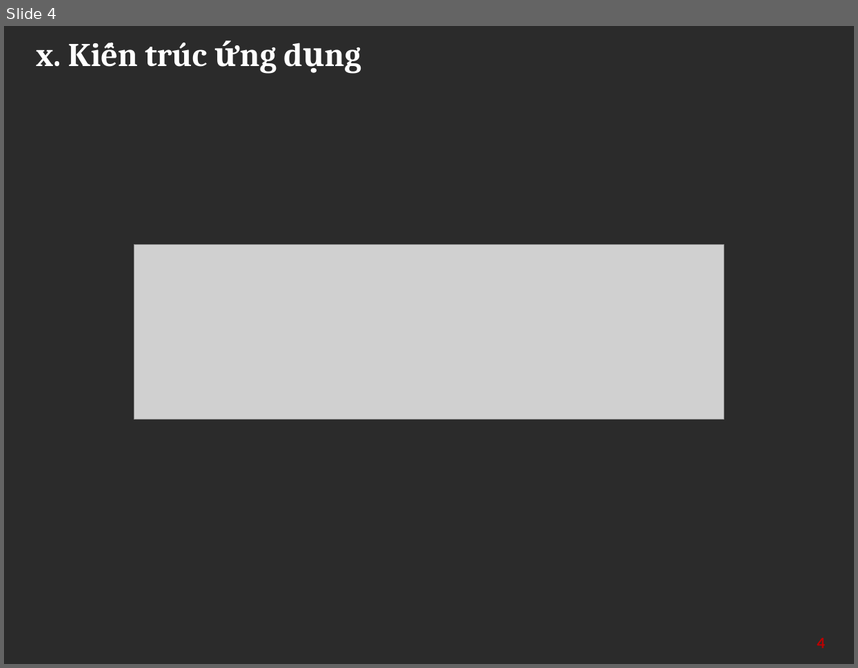
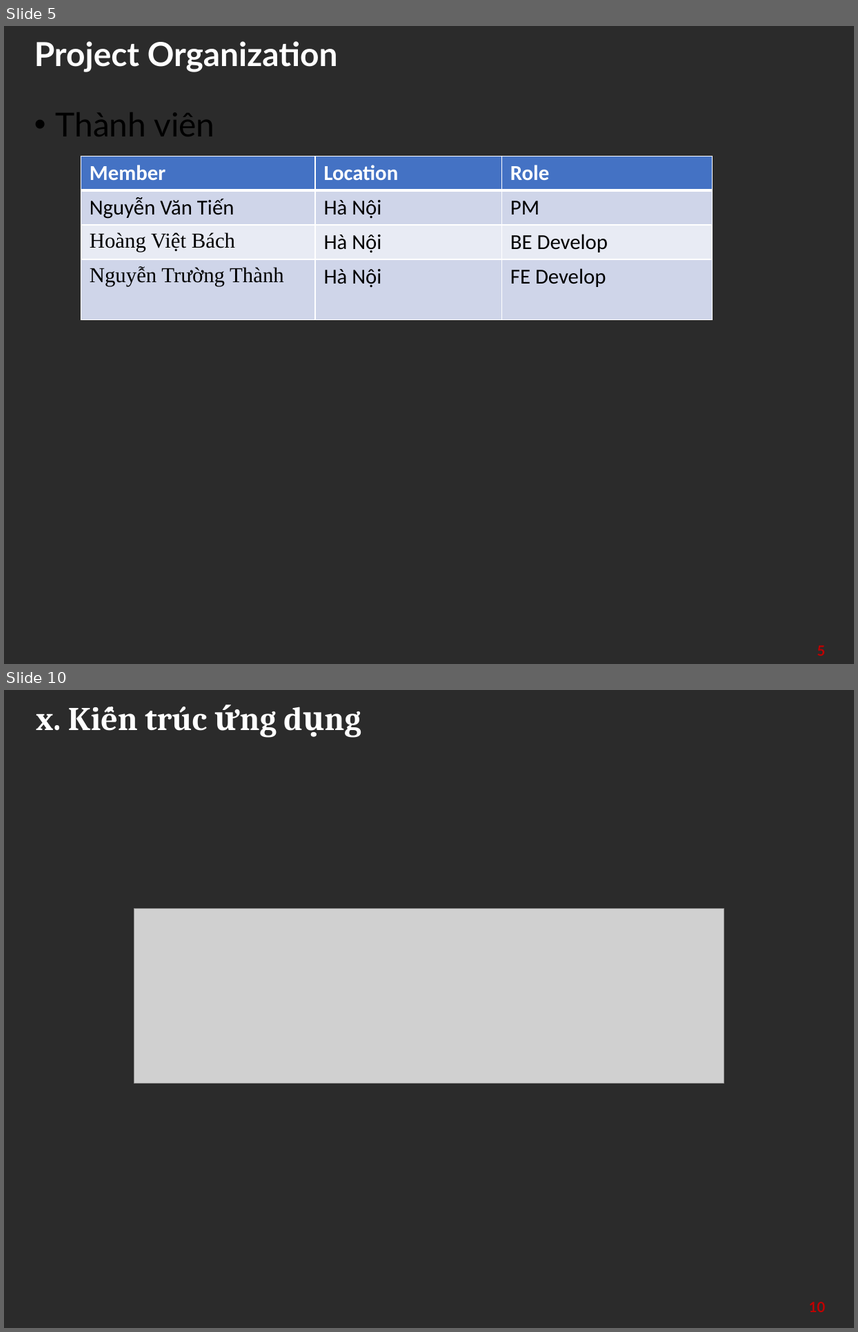
Before and after one commit to tienlhp1/agile_group_2, a slide deck: Agile.pptx. Shown one above the other, each under a label of ours: slide 4 before the commit, slides 5 and 10 after it; the slides between them are not shown. The pictures are 858x668 and 858x1332 pixels, drawn with LibreOffice and Linux fonts; fonts in the diff are those of the drawing; grey boxes stand for pictures; background and template pictures are left out; a plain dark background stands for a picture behind light text. Boxes give left, top, right and bottom in pixels: in the first picture for what was removed or moved away, otherwise in the second. Text is boxed around its words. In the diff, an @@ line names an element or a change of style, - is before the commit and + after.

```diff
--- a/Agile.pptx
+++ b/Agile.pptx
@@ slide 5 added at (x1=4, y1=26, x2=854, y2=664), background picture (left out) @@
@@ title added at (x1=34, y1=41, x2=338, y2=72), 28 pt, text #FFFFFF, bold @@
+Project Organization
@@ text added at (x1=56, y1=112, x2=214, y2=136), 28 pt, text #000000 @@
+• Thành viên
@@ table added at (x1=81, y1=156, x2=714, y2=318), 4 rows, 3 columns @@
+Member | Location | Role
+Nguyễn Văn Tiến | Hà Nội | PM
+Hoàng Việt Bách | Hà Nội | BE Develop
+Nguyễn Trường Thành | Hà Nội | FE Develop
@@ page number added at (x1=817, y1=645, x2=825, y2=655), 12 pt, text #C00000, bold @@
+5
@@ what was slide 4 is now slide 10 @@
@@ page number at (x1=809, y1=1301, x2=826, y2=1312): text changed @@
-4
+10
```
Also in this commit, not shown: 5 other slides added.
